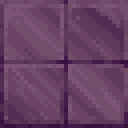
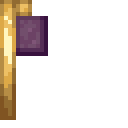
Two versions of the same layered image (128×128). Layer-by-layer changes:
added layer "end_rod" above "dragon_egg" over [0, 0, 48, 120]
hid group "Purpur" (3 layers) over [0, 0, 128, 128]
